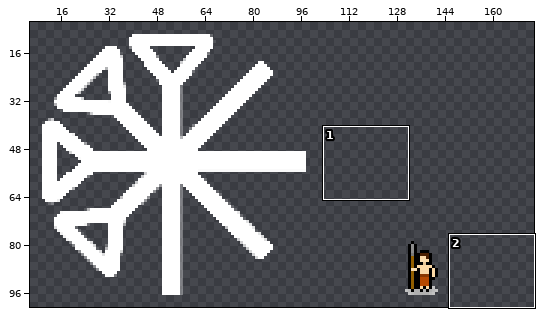
Edited in one commit: sprite sheet (game.png). The first picture is a wide view before the edit; the outline marks the close-up.
Close-up. Before:
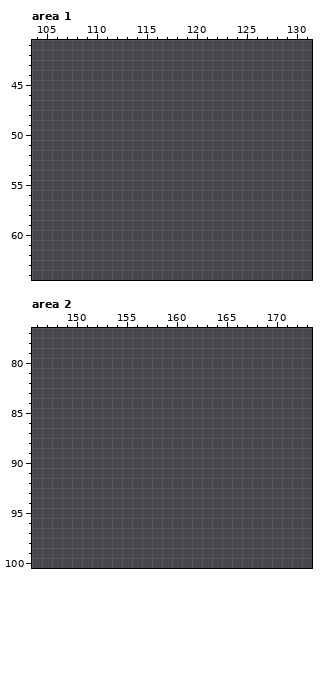
The file is 256x128 pixels. Pixels under 10% opacity are left out. Colours within 5 levels of each other are drawn and written as one. Shown: area 1: x 104..131, y 41..64; area 2: x 146..173, y 77..100. The wide view leaves out empty margins.
Now the later version:
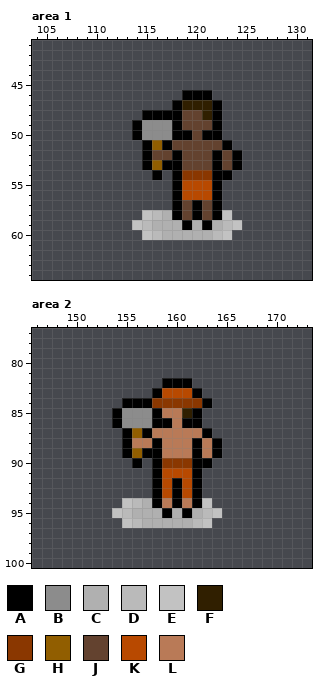
Palette (. is transparent): A #000000  B #8c8c8c  C #b0b0b0  D #bababa  E #c2c2c2  F #301f00  G #8a3700  H #915e00  J #63422f  K #b84900  L #b97a57
Edits made:
Area 1:
There is now colour A in row 46 at x 119 to 121; in row 47 at x 118 and 122; in row 48 at x 115 to 118 and 122; in row 49 at x 114, 118 and 122; in row 50 at x 114, 118 to 119 and 121 to 122; in row 51 at x 115, 117 and 123.
There is now colour A in row 52 at x 115, 118, 122 and 124; in row 53 at x 115, 117 to 118, 122 and 124; in row 54 at x 116, 118 and 122 to 123; in rows 55 to 56 at x 118 and 122; in rows 57 to 58 at x 118, 120 and 122; in row 59 at x 119 and 121.
There is now colour B in rows 49 to 50 at x 115 to 117.
There is now colour C in row 58 at x 117; in row 59 at x 116 to 118, 120 and 122; in row 60 at x 117 to 121.
There is now colour D in row 58 at x 116; in row 59 at x 115 and 123; in row 60 at x 116 and 122.
There is now colour E in row 58 at x 115 and 123; in row 59 at x 114 and 124; in row 60 at x 115 and 123.
There is now colour F in row 47 at x 119 to 121; in row 48 at x 121.
There is now colour G in row 54 at x 119 to 121.
There is now colour H in row 51 at x 116; in row 53 at x 116.
There is now colour J in row 48 at x 119 to 120; in row 49 at x 119 to 121; in row 50 at x 120; in row 51 at x 118 to 122; in row 52 at x 116 to 117, 119 to 121 and 123; in row 53 at x 119 to 121 and 123.
There is now colour J in rows 57 to 58 at x 119 and 121.
There is now colour K in rows 55 to 56 at x 119 to 121.
Area 2:
There is now colour A in row 82 at x 159 to 161; in row 83 at x 158 and 162; in row 84 at x 155 to 157 and 163; in row 85 at x 154, 158 and 162; in row 86 at x 154, 158 to 159 and 161 to 162; in row 87 at x 155, 157 and 163.
There is now colour A in row 88 at x 155, 158, 162 and 164; in row 89 at x 155, 157 to 158, 162 and 164; in row 90 at x 156, 158 and 162 to 163; in row 91 at x 158 and 162; in rows 92 to 94 at x 158, 160 and 162; in row 95 at x 159 and 161.
There is now colour B in rows 85 to 86 at x 155 to 157.
There is now colour C in row 94 at x 157; in row 95 at x 156 to 158, 160 and 162; in row 96 at x 157 to 161.
There is now colour D in row 94 at x 156; in row 95 at x 155 and 163; in row 96 at x 156 and 162.
There is now colour E in row 94 at x 155 and 163; in row 95 at x 154 and 164; in row 96 at x 155 and 163.
There is now colour F in row 85 at x 161.
There is now colour G in row 84 at x 158 to 162; in row 90 at x 159 to 161.
There is now colour H in row 87 at x 156; in row 89 at x 156.
There is now colour K in row 83 at x 159 to 161; in row 91 at x 159 to 161; in rows 92 to 93 at x 159 and 161.
There is now colour L in row 85 at x 159 to 160; in row 86 at x 160; in row 87 at x 158 to 162; in row 88 at x 156 to 157, 159 to 161 and 163; in row 89 at x 159 to 161 and 163; in row 94 at x 159 and 161.
Changed places in both close-ups, as pixel boxes (x1, y1, x2, y2):
added: (132, 90, 242, 240)
added: (112, 378, 222, 528)
